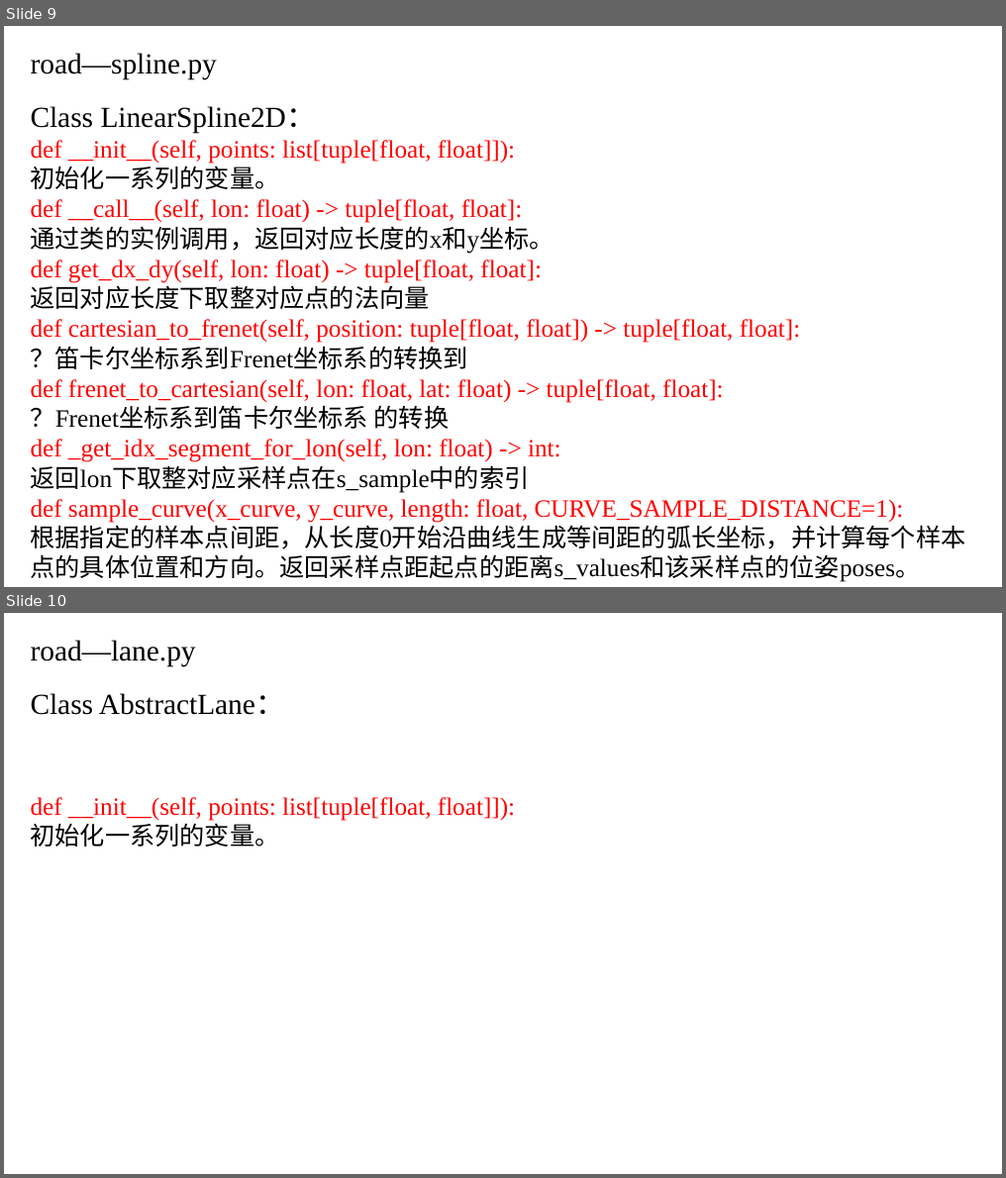
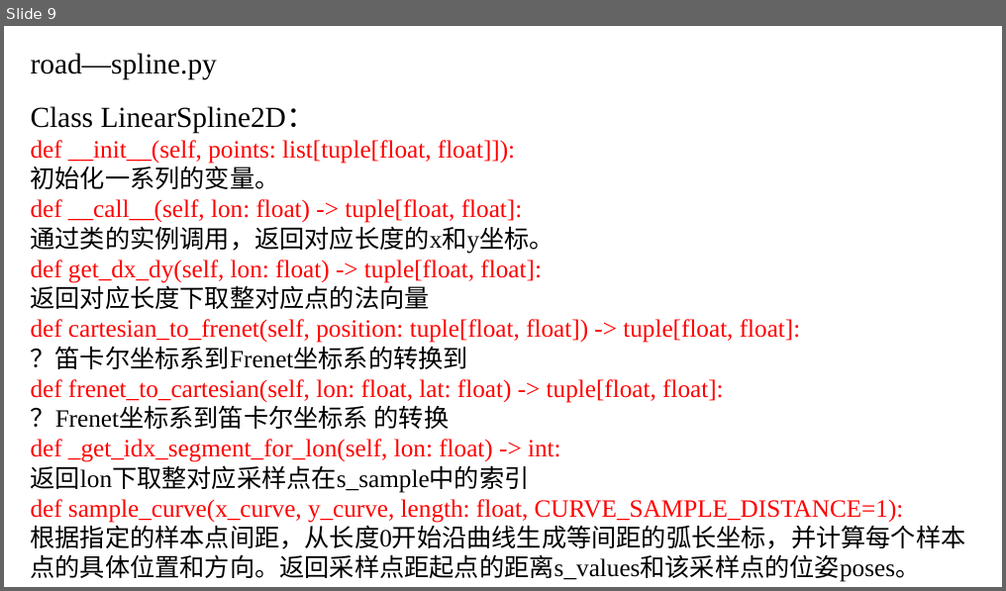
Before and after one commit to QinCheng0928/RL, a slide deck: Highway_env代码学习.pptx. Shown one above the other, each under a label of ours: slides 9 and 10 before the commit, slide 9 after it. The pictures are 1006x1178 and 1006x591 pixels, drawn with LibreOffice and Linux fonts; fonts in the diff are those of the drawing. Boxes give left, top, right and bottom in pixels: in the first picture for what was removed or moved away, otherwise in the second. Text is boxed around its words. In the diff, an @@ line names an element or a change of style, - is before the commit and + after.

```diff
--- a/Highway_env代码学习.pptx
+++ b/Highway_env代码学习.pptx
@@ slide 10 removed at (4, 613, 1002, 1174), background #FFFFFF @@
@@ text removed at (31, 640, 196, 666) @@
-road—lane.py
@@ text removed at (31, 693, 515, 847) @@
-Class AbstractLane：
-def __init__(self, points: list[tuple[float, float]]):
-初始化一系列的变量。
```
Also in this commit, not shown: 1 slide changed, 2 slides added, 1 other file.
